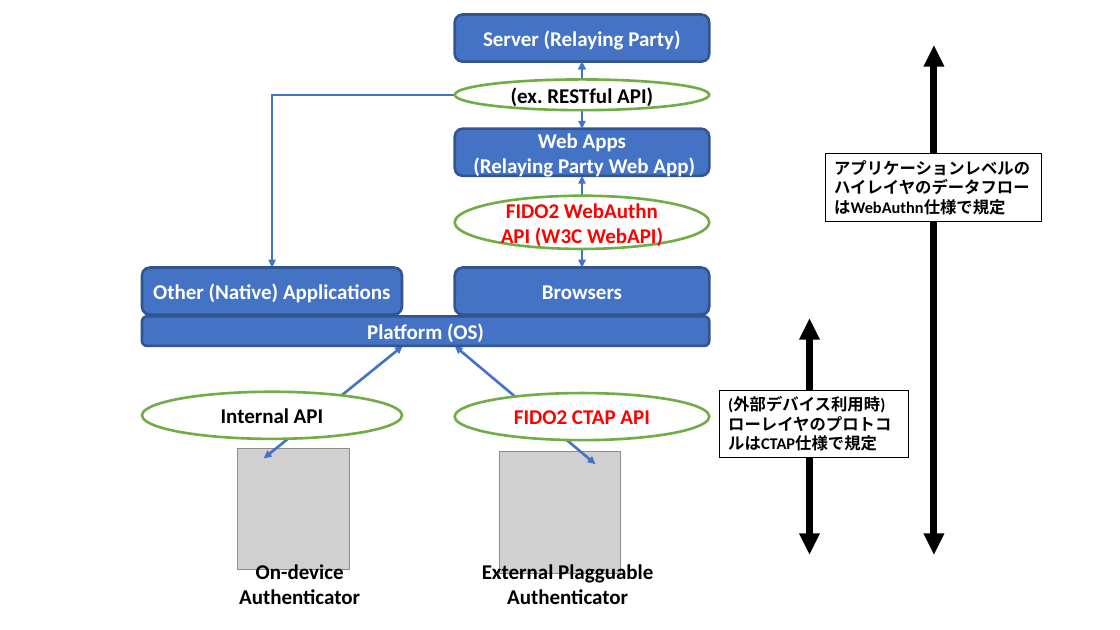
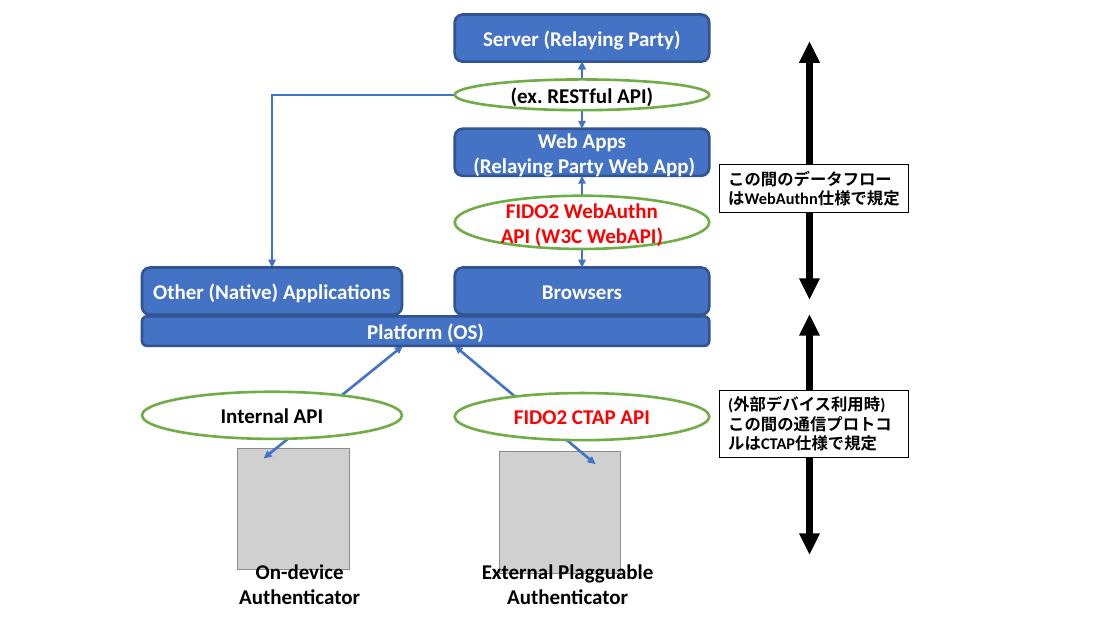
Before and after one commit to junkurihara/class-fido2_webauthn, a slide deck: slide 7 of slides/Figs/figures.pptx. Drawn at 1120x630 pixels with LibreOffice and Linux fonts; fonts in the diff are those of the drawing; grey boxes stand for pictures. Boxes give left, top, right and bottom in pixels: in the first picture for what was removed or moved away, otherwise in the second. Text is boxed around its words. In the diff, an @@ line names an element or a change of style, - is before the commit and + after.

```diff
--- a/slides/Figs/figures.pptx
+++ b/slides/Figs/figures.pptx
@@ double arrow moved from (934, 45) - (934, 555) to (810, 42) - (810, 299) @@
@@ rectangle "この間のデータフローはWebAuthn仕様で規定": place and size @@
-rectangle "この間のデータフローはWebAuthn仕様で規定" at bbox=[826, 154, 1042, 222]
+rectangle "この間のデータフローはWebAuthn仕様で規定" at bbox=[720, 165, 908, 213]
@@ text in rectangle at bbox=[728, 171, 899, 206]: text changed @@
-アプリケーションレベルのハイレイヤのデータフローはWebAuthn仕様で規定
+この間のデータフローはWebAuthn仕様で規定
@@ double arrow moved from (810, 318) - (810, 555) to (810, 315) - (810, 555) @@
@@ text in rectangle at bbox=[728, 416, 892, 451]: text changed @@
-ローレイヤのプロトコルはCTAP仕様で規定
+この間の通信プロトコルはCTAP仕様で規定
```
Also in this commit, not shown: 1 slide added, 5 other files.
